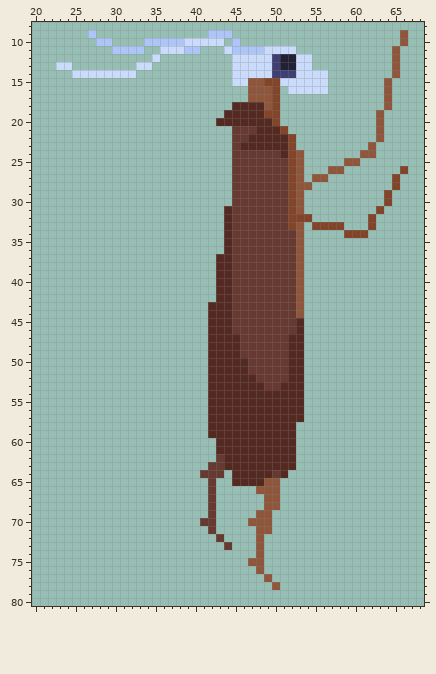
Edited in one commit: sprite sheet (Assets/Sprites/Cockroach/Player/JumpFallGround/fall_1.png). That is the earlier state.
The file is 90x90 pixels. Shown: x 20..68, y 8..80.
After the commit:
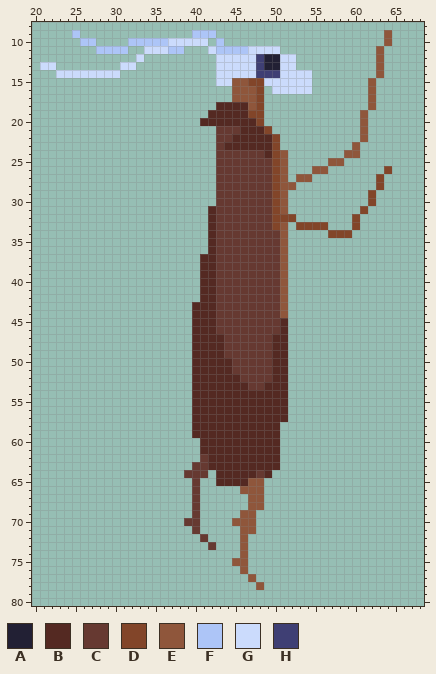
Palette (. is transparent): A #222034  B #542922  C #663931  D #824529  E #8f563b  F #adc5f7  G #cbdbfc  H #3f3f74
Difference:
y 9: x 25 . -> F; x 27 F -> .; x 40..41 .. -> FF; x 43..44 FF -> ..; x 64 . -> E; x 66 E -> .
y 10: x 26..29 ..FF -> FF..; x 32..33 .. -> FF; x 37..38 FF -> GG; x 42..43 GG -> .F; x 45 F -> .; x 64 . -> E; x 66 E -> .
y 11: x 28..29 .. -> FF; x 32..35 FF.. -> ..GG; x 37..40 GGFF -> FF..; x 42..44 ..G -> GFF; x 47..48 FF -> GG; x 51..52 GG -> ..; x 63 . -> E; x 65 E -> .
y 12: x 33 . -> G; x 35 G -> .; x 43..44 .. -> GG; x 48..54 GGHAAGG -> HAAGG..; x 63 . -> E; x 65 E -> .
y 13: x 21..24 ..GG -> GG..; x 31..34 ..GG -> GG..; x 43..44 .. -> GG; x 48..54 GGHAAGG -> HAAGG..; x 63 . -> E; x 65 E -> .
y 14: x 23..24 .. -> GG; x 31..32 GG -> ..; x 43..44 .. -> GG; x 48..49 GG -> HH; x 51..52 HH -> GG; x 55..56 GG -> ..; x 63 . -> E; x 65 E -> .
y 15: x 43..50 ..GGEEDD -> GGEEDDGG; x 55..56 GG -> ..; x 62 . -> E; x 64 E -> .
y 16: x 45..46 .. -> EE; x 48..51 EED. -> D.GG; x 55..56 GG -> ..; x 62 . -> E; x 64 E -> .
y 17: x 45..46 .. -> EE; x 48..50 EED -> D..; x 62 . -> E; x 64 E -> .
y 18: x 43..44 .. -> BB; x 47..50 BBED -> ED..; x 62 . -> E; x 64 E -> .
y 19: x 42..43 .. -> BB; x 47..50 BBDD -> DD..; x 61 . -> E; x 63 E -> .
y 20: x 41..42 .. -> BB; x 48..50 BBD -> D..; x 61 . -> E; x 63 E -> .
y 21: x 43..44 .. -> CC; x 46..47 CC -> BB; x 49..51 BBD -> D..; x 61 . -> E; x 63 E -> .
y 22: x 43..46 ..CC -> CCBB; x 50..52 BBD -> D..; x 61 . -> E; x 63 E -> .
y 23: x 43..45 ..C -> CBB; x 50..52 BBD -> D..; x 60 . -> E; x 62 E -> .
y 24: x 43..44 .. -> CC; x 49..53 CCBDE -> BDE..; x 59..62 ..EE -> EE..
y 25: x 43..44 .. -> CC; x 50..53 CCDE -> DE..; x 57..60 ..EE -> EE..
y 26: x 43..44 .. -> CC; x 50..53 CCDE -> DE..; x 55..58 ..EE -> EE..; x 64 . -> D; x 66 D -> .
y 27: x 43..44 .. -> CC; x 50..52 CCD -> DE.; x 54..56 .EE -> E..; x 63 . -> D; x 65 D -> .
y 28: x 43..44 .. -> CC; x 50..54 CCDEE -> DEE..; x 63 . -> D; x 65 D -> .
y 29..30: x 43..44 .. -> CC; x 50..53 CCDE -> DE..; x 62 . -> D; x 64 D -> .
y 31: x 42..44 ..B -> BCC; x 50..53 CCDE -> DE..; x 61 . -> D; x 63 D -> .
y 32: x 42..44 ..B -> BCC; x 50..51 CC -> DD; x 53..54 DD -> ..; x 60 . -> D; x 62 D -> .
y 33: x 42..44 ..B -> BCC; x 50..54 CCDE. -> DE.DD; x 57..58 DD -> ..; x 60 . -> D; x 62 D -> .
y 34: x 42..44 ..B -> BCC; x 51..53 CCE -> E..; x 57..58 .. -> DD; x 60..61 DD -> ..
y 35..36: x 42..44 ..B -> BCC; x 51..53 CCE -> E..
y 37..42: x 41..44 ..BB -> BBCC; x 51..53 CCE -> E..
y 43..44: x 40..41 .. -> BB; x 43..44 BB -> CC; x 51..53 CCE -> E..
y 45..46: x 40..41 .. -> BB; x 43..44 BB -> CC; x 51..53 CCB -> B..
y 47..49: x 40..41 .. -> BB; x 44..45 BB -> CC; x 50..53 CCBB -> BB..
y 50..51: x 40..41 .. -> BB; x 45..46 BB -> CC; x 50..53 CCBB -> BB..
y 52: x 40..41 .. -> BB; x 46..47 BB -> CC; x 50..53 CCBB -> BB..
y 53: x 40..41 .. -> BB; x 47..50 BBCC -> CCBB; x 52..53 BB -> ..
y 54..57: x 40..41 .. -> BB; x 52..53 BB -> ..
y 58..59: x 40..41 .. -> BB; x 51..52 BB -> ..
y 60..61: x 41..42 .. -> BB; x 51..52 BB -> ..
y 62: x 41..43 ..C -> CBB; x 51..52 BB -> ..
y 63: x 40..43 ..CC -> CCBB; x 51..52 BB -> ..
y 64: x 39..40 .. -> CC; x 42..44 CC. -> .BB; x 48 B -> C; x 50..51 CB -> ..
y 65: x 40 . -> C; x 42..44 C.. -> .BB; x 47..50 BBEE -> EE..
y 66: x 40 . -> C; x 42 C -> .; x 46..47 .. -> EE; x 49..50 EE -> ..
y 67..68: x 40 . -> C; x 42 C -> .; x 47..50 ..EE -> EE..
y 69: x 40 . -> C; x 42 C -> .; x 46..49 ..EE -> EE..
y 70: x 39..42 ..CC -> CC..; x 45..46 .. -> EE; x 48..49 EE -> ..
y 71: x 40 . -> C; x 42 C -> .; x 46..49 ..EE -> EE..
y 72: x 41 . -> C; x 43 C -> .; x 46 . -> E; x 48 E -> .
y 73: x 42 . -> C; x 44 C -> .; x 46 . -> E; x 48 E -> .
y 74: x 46 . -> E; x 48 E -> .
y 75: x 45..48 ..EE -> EE..
y 76: x 46 . -> E; x 48 E -> .
y 77: x 47 . -> E; x 49 E -> .
y 78: x 48 . -> E; x 50 E -> .
